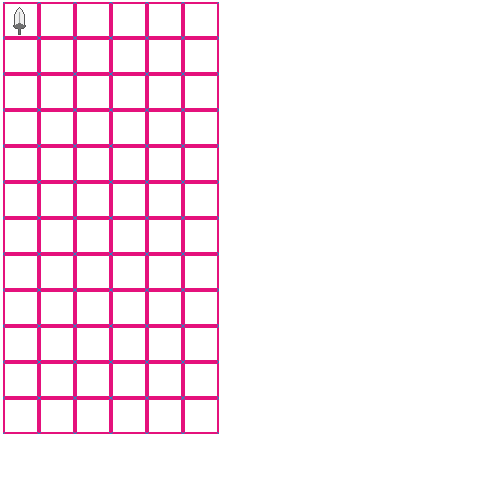
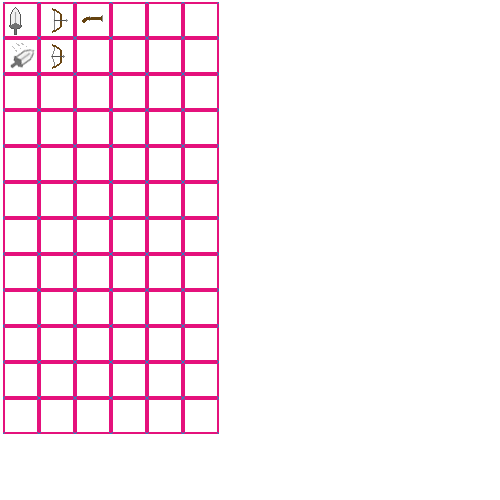
Layer changes from the first 500px x 500px image to the second:
painted on "Calque 5(collé)" over [9, 7, 103, 69]
